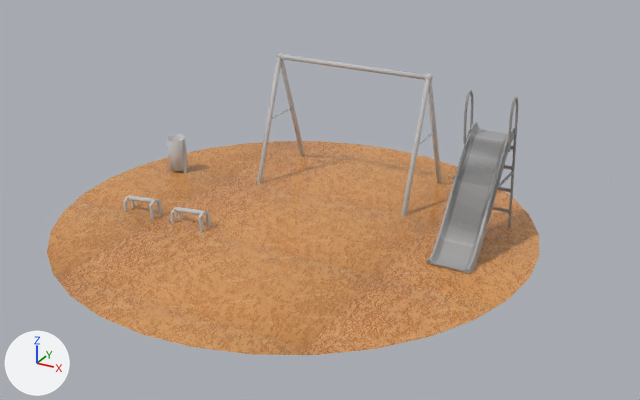
The FBX model Proyecto Final/Models/AreaInfantil.fbx, before and after one commit.
Rendered twice from a 50 mm camera at (0.0117, -0.01763, 0.00904) aimed at (0.00245, -0.00082, 0.00064). Lighting does not change. The marker at lower left points along +X, +Y and +Z. Where no turn or scale is listed for an object, it has been applied to the vertices.

Objects in the first picture: 'Base_001', 'Basura', 'Cylinder', 'Playground1', 'slide'.
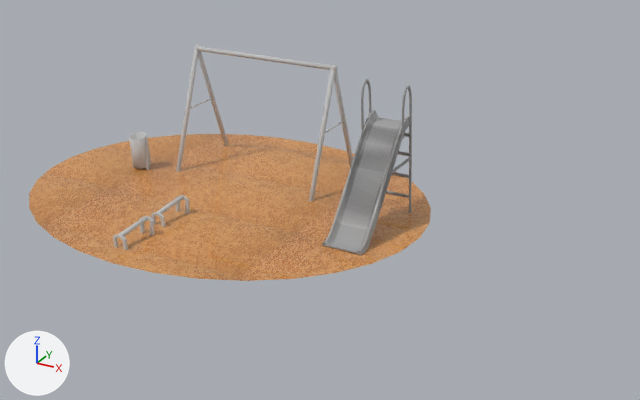
The change, as a list of edits to the scene's bpy script:
```text
Change me_mesh_001:
    where me_mesh_001.from_pydata(...)  # 32 vertices, 30 faces; spans x -0.00575..0.00572, y -0.00571..0.00566, z 0.00003
    used by ob_cylinder; location = (0.0019, -0.00102, 0.0)
    me_mesh_001 part 5: the whole mesh is scaled about the mesh origin by (0.934, 0.771, 1)
Change me_mesh_005:
    where me_mesh_005.from_pydata(...)  # 126 vertices, 200 faces; spans x -0.004026..-0.003079, y -0.001559..-0.001127, z -0.000224..0.000487
    used by ob_base_001; location = (0.0019, -0.00102, 0.0)
    me_mesh_005 part 2: the whole mesh is turned 90 degrees about the z axis through its middle, then moved by (0.003232, -0.000582, 0.0)
Change me_mesh_002:
    where me_mesh_002.from_pydata(...)  # 1552 vertices, 2924 faces; spans x 0.00352..0.00461, y -0.0005..0.00219, z 0.0..0.00336
    used by ob_slide; location = (0.0019, -0.00102, 0.0)
    me_mesh_002 part 4: the whole mesh is moved by (0.0, -0.00097, 0.0)
Change me_mesh:
    where me_mesh.from_pydata(...)  # 1416 vertices, 2790 faces; spans x -0.00214..0.00639, y 0.00147..0.00414, z -0.00023..0.00327
    used by ob_playground1; location = (0.0019, -0.00102, 0.0)
    me_mesh part 3: the whole mesh is moved by (0.0, -0.00097, 0.0)
Change me_mesh_004:
    where me_mesh_004.from_pydata(...)  # 320 vertices, 612 faces; spans x -0.004777..-0.004133, y 0.001038..0.001597, z -0.000235..0.001003
    used by ob_basura; location = (0.0019, -0.00102, 0.0)
    me_mesh_004 part 1: the whole mesh is moved by (0.001377, -0.000971, 0.0)
Change ob_cylinder:
    ob_cylinder.location: (0.0019, -0.00102, 0.0) -> (-0.0005, -0.00038, 0.0)
Change ob_base_001:
    ob_base_001.location: (0.0019, -0.00102, 0.0) -> (-0.0005, -0.00038, 0.0)
Change ob_slide:
    ob_slide.location: (0.0019, -0.00102, 0.0) -> (-0.0005, -0.00038, 0.0)
Change ob_playground1:
    ob_playground1.location: (0.0019, -0.00102, 0.0) -> (-0.0005, -0.00038, 0.0)
Change ob_basura:
    ob_basura.location: (0.0019, -0.00102, 0.0) -> (-0.0005, -0.00038, 0.0)
```

Where the change shows, as pixel boxes [x1, y1, x2, y2] in the pictures (640 x 400 px):
'Cylinder', mesh rescaled, moved (18% narrower, 31% shorter)
    before: [47, 141, 539, 355]
    after: [29, 134, 431, 281]
'slide', moved
    before: [426, 90, 518, 273]
    after: [322, 79, 412, 255]
'Playground1', moved
    before: [257, 53, 611, 216]
    after: [176, 45, 510, 202]
'Basura', moved
    before: [167, 134, 188, 173]
    after: [129, 132, 151, 170]
'Base_001', mesh turned, moved
    before: [123, 195, 162, 219]
    after: [151, 195, 190, 227]
